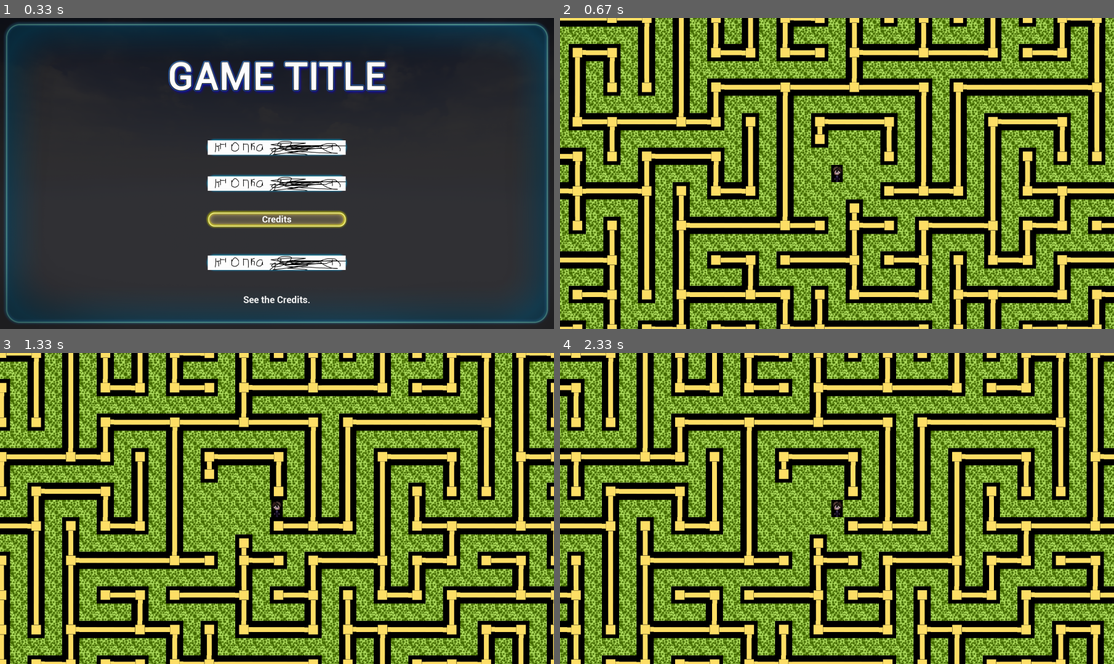
Above: before the commit, frames 1-4 (two rows, left to right).
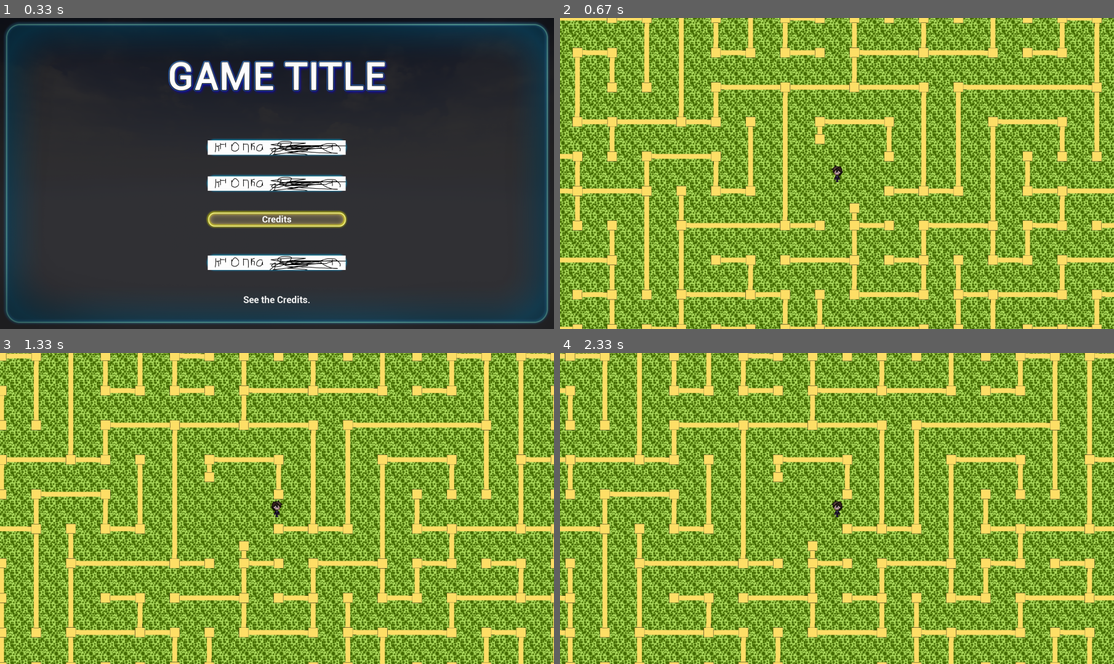
Above: after the commit, the same moments.

Repository: Hanavey/ProjectPyGame
Game: pygame game, started from init.py
Two runs of this game, one before a commit and one after it. Both use one fixed random seed, a clock stepped at 60 frames per second and the inputs below.
Inputs (mouse positions are in pixels of both pictures, inside the frame that each line leads up to):
- Up to frame 1 (0.33 s): no input
- Up to frame 2 (0.67 s): click (837, 148) at 0.38 s
- Up to frame 3 (1.33 s): hold Right 0.67-1.13 s; hold Up from 1.17 s (still down)
- Up to frame 4 (2.33 s): release Up at 1.47 s; hold Right 1.5-1.97 s; hold Left from 2 s (still down)

Frame 1 is identical in both runs. In frame 2, 35% of the frame differs, in the area x 0-100%, y 0-100%; in frame 3, 73%; in frame 4, 81%.

Commit message:
исправление загрузки изображения

Diff:
--- a/main/logic/load_images.py
+++ b/main/logic/load_images.py
@@ -7,7 +7,7 @@
 def load_image(name, color_key=None):   # Функция для загрузки изображения
     fullname = os.path.join('main', 'images', name)
     try:
-        image = pygame.image.load(fullname).convert()
+        image = pygame.image.load(fullname)
     except pygame.error as message:
         print('Cannot load image:', name)
         raise SystemExit(message)
